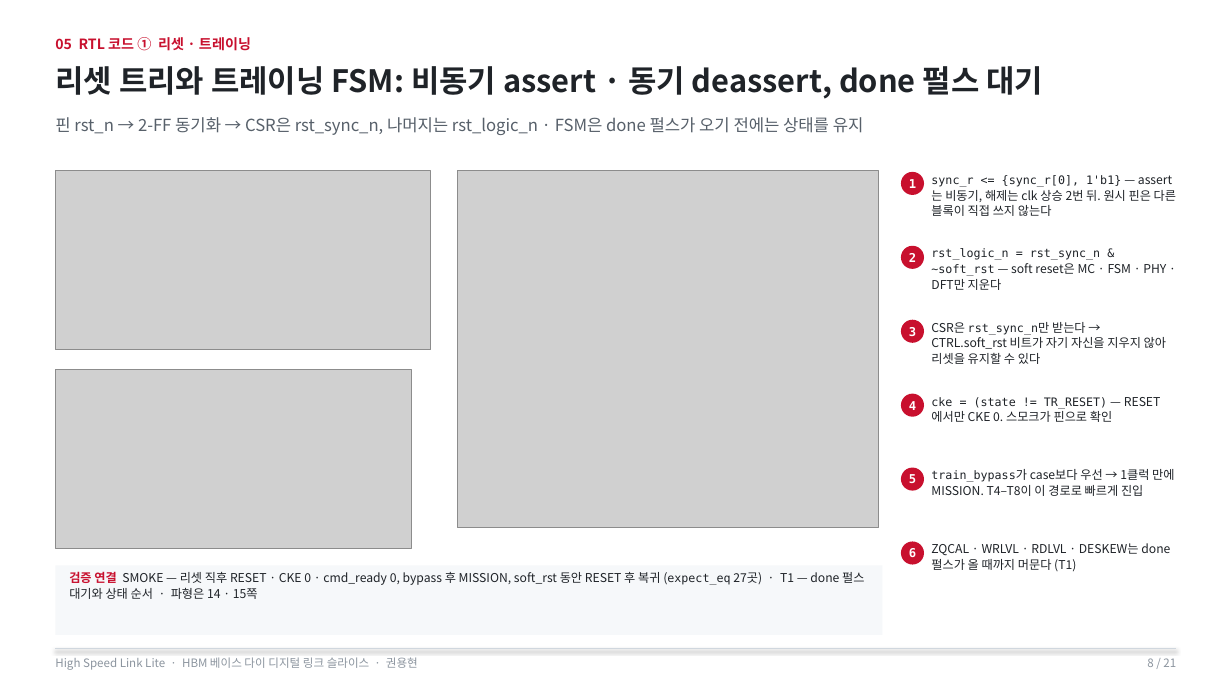
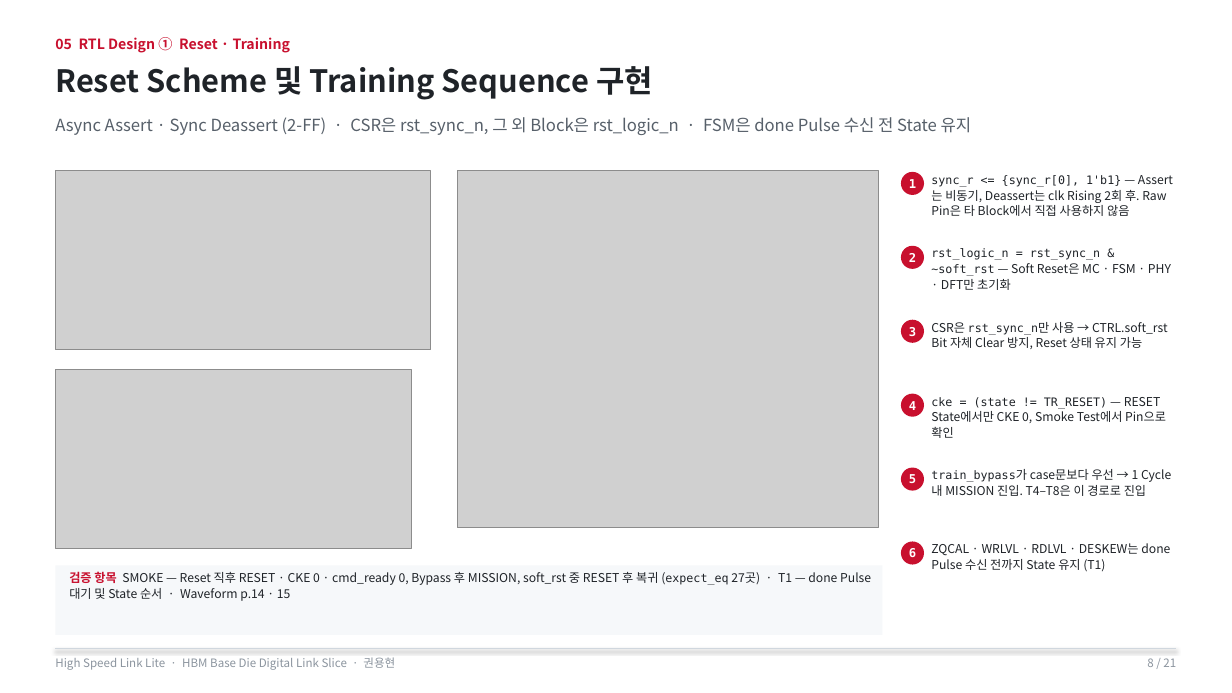
Before and after one commit to yhkwon-git/High_Speed_Link_Lite, a slide deck: slide 8 of portfolio-deck/HighSpeedLinkLite_Portfolio.pptx. Drawn at 1232x693 pixels with LibreOffice and Linux fonts; fonts in the diff are those of the drawing; grey boxes stand for pictures. Boxes give left, top, right and bottom in pixels: in the first picture for what was removed or moved away, otherwise in the second. Text is boxed around its words. In the diff, an @@ line names an element or a change of style, - is before the commit and + after.

```diff
--- a/portfolio-deck/HighSpeedLinkLite_Portfolio.pptx
+++ b/portfolio-deck/HighSpeedLinkLite_Portfolio.pptx
@@ text at bbox=[55, 37, 290, 53]: text changed @@
-05 RTL 코드 ① 리셋 · 트레이닝
+05 RTL Design ① Reset · Training
@@ text at bbox=[55, 66, 653, 100]: text changed @@
-리셋 트리와 트레이닝 FSM: 비동기 assert · 동기 deassert, done 펄스 대기
+Reset Scheme 및 Training Sequence 구현
@@ text at bbox=[55, 117, 972, 135]: text changed @@
-핀 rst_n → 2-FF 동기화 → CSR은 rst_sync_n, 나머지는 rst_logic_n · FSM은 done 펄스가 오기 전에는 상태를 유지
+Async Assert · Sync Deassert (2-FF) · CSR은 rst_sync_n, 그 외 Block은 rst_logic_n · FSM은 done Pulse 수신 전 State 유지
@@ text at bbox=[931, 175, 1166, 216]: text changed @@
-sync_r <= {sync_r[0], 1'b1} — assert는 비동기, 해제는 clk 상승 2번 뒤. 원시 핀은 다른 블록이 직접 쓰지 않는다
+sync_r <= {sync_r[0], 1'b1} — Assert는 비동기, Deassert는 clk Rising 2회 후. Raw Pin은 타 Block에서 직접 사용하지 않음
@@ text at bbox=[931, 248, 1171, 290]: text changed @@
-rst_logic_n = rst_sync_n & ~soft_rst — soft reset은 MC · FSM · PHY · DFT만 지운다
+rst_logic_n = rst_sync_n & ~soft_rst — Soft Reset은 MC · FSM · PHY · DFT만 초기화
@@ text at bbox=[931, 322, 1168, 349]: text changed @@
-CSR은 rst_sync_n만 받는다 → CTRL.soft_rst 비트가 자기 자신을 지우지 않아 리셋을 유지할 수 있다
+CSR은 rst_sync_n만 사용 → CTRL.soft_rst Bit 자체 Clear 방지, Reset 상태 유지 가능
@@ text at bbox=[931, 397, 1166, 438]: text changed @@
-cke = (state != TR_RESET) — RESET에서만 CKE 0. 스모크가 핀으로 확인
+cke = (state != TR_RESET) — RESET State에서만 CKE 0, Smoke Test에서 Pin으로 확인
@@ text at bbox=[931, 469, 1171, 496]: text changed @@
-train_bypass가 case보다 우선 → 1클럭 만에 MISSION. T4–T8이 이 경로로 빠르게 진입
+train_bypass가 case문보다 우선 → 1 Cycle 내 MISSION 진입. T4–T8은 이 경로로 진입
@@ text at bbox=[931, 543, 1170, 572]: text changed @@
-ZQCAL · WRLVL · RDLVL · DESKEW는 done 펄스가 올 때까지 머문다 (T1)
+ZQCAL · WRLVL · RDLVL · DESKEW는 done Pulse 수신 전까지 State 유지 (T1)
@@ text at bbox=[69, 571, 871, 601]: text changed @@
-검증 연결 SMOKE — 리셋 직후 RESET · CKE 0 · cmd_ready 0, bypass 후 MISSION, soft_rst 동안 RESET 후 복귀 (expect_eq 27곳) · T1 — done 펄스 대기와 상태 순서 · 파형은 14 · 15쪽
+검증 항목 SMOKE — Reset 직후 RESET · CKE 0 · cmd_ready 0, Bypass 후 MISSION, soft_rst 중 RESET 후 복귀 (expect_eq 27곳) · T1 — done Pulse 대기 및 State 순서 · Waveform p.14 · 15
@@ text at bbox=[55, 657, 395, 670]: text changed @@
-High Speed Link Lite · HBM 베이스 다이 디지털 링크 슬라이스 · 권용현
+High Speed Link Lite · HBM Base Die Digital Link Slice · 권용현
```
Also in this commit, not shown: 20 other slides changed, 2 other files.
